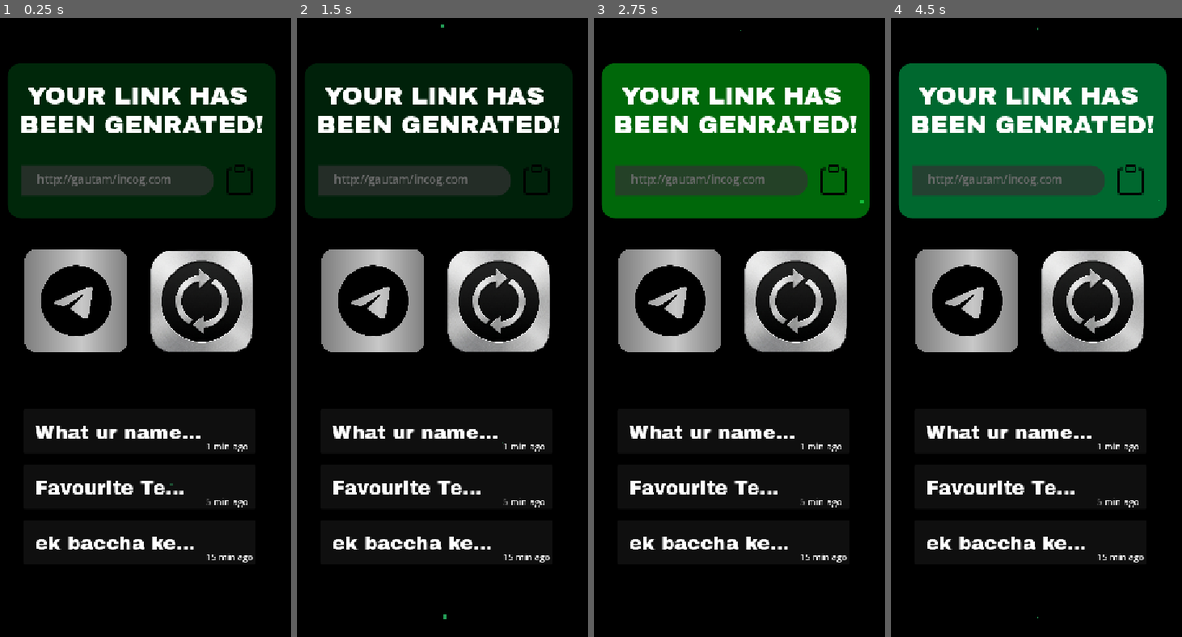
Above: before the commit, frames 1-4 (left to right).
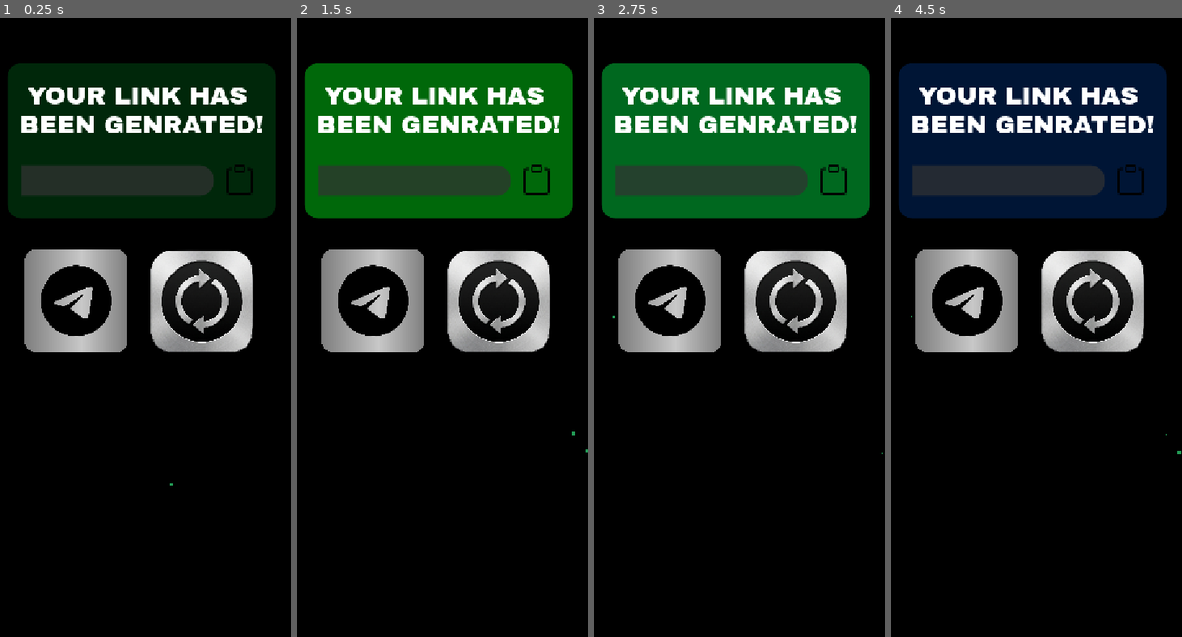
Above: after the commit, the same moments.

Repository: gautambatheja55-pixel/my-hisab
Game: Godot game, scene res://Dashboard.tscn
Same seed, same stepped clock (60 frames per second), same inputs: the game is played once before the commit and once after it. This scene is started directly instead of the project's main scene.
Inputs (mouse positions are in pixels of both pictures, inside the frame that each line leads up to):
- Up to frame 1 (0.25 s): no input
- Up to frame 2 (1.5 s): click (436, 432) at 0.52 s; click (305, 98) at 1.25 s, where only the run before the commit has a clickable "<"
- Up to frame 3 (2.75 s): tap Enter at 2 s; move the mouse to (800, 302) at 2.02 s; hold Right from 2.03 s (still down); tap Alt at 2.1 s; click (800, 302) at 2.17 s
- Up to frame 4 (4.5 s): release Right at 2.75 s; click (1129, 178) at 2.75 s; click (966, 302) at 3.5 s; move the mouse to (972, 364) at 4.27 s; hold Down from 4.28 s (still down); tap Shift at 4.35 s

The runs differ from the first frame. In frame 1, 2.4% of the frame differs, in the area x 12-87%, y 25-88%; in frame 2, 20%; in frame 3, 2.4%; in frame 4, 20%, in the area x 2-100%, y 1-97%.

Commit message:
connected app to database showing messages

Diff:
--- a/Dashboard.tscn
+++ b/Dashboard.tscn
@@ -176,5 +176,7 @@
 offset_bottom = 1102.0
 theme_override_constants/separation = 20
 
+[node name="FirebaseMessagesRequest" type="HTTPRequest" parent="." unique_id=1364886220]
+
 [connection signal="pressed" from="ScrollContainer/Control/TextureButton" to="." method="_on_texture_button_pressed"]
 [connection signal="pressed" from="ScrollContainer/Control/ShareButton" to="." method="_on_share_button_pressed"]
--- a/dashboard.gd
+++ b/dashboard.gd
@@ -2,37 +2,28 @@
 @onready var link_label: Label = $ScrollContainer/Control/LinkLabel
 @onready var share_button: TextureButton = $ScrollContainer/Control/ShareButton
 @onready var inbox: VBoxContainer = $ScrollContainer/Control/VBoxContainer
+@onready var firebase_messages_request: HTTPRequest = $FirebaseMessagesRequest
 
 const MESSAGE_CARD=preload("res://panel.tscn")
-
-var messages=[
-	{"text":"What ur name?",
-	"time":"1 min ago"}
-	,
-	{"text":"Favourite Teacher?",
-	"time":"5 min ago"}
-	,
-	{"text":"ek baccha kedernath mai ghanti nhi baja paa rha hai",
-	"time":"15 min ago"}]
+var current_public_id: String = ""
+var my_shareable_link: String = ""
 
 func _ready() -> void:
-	for msg in messages:
-		var card=MESSAGE_CARD.instantiate()
-		inbox.add_child(card)
-		card.setup_card(
-			msg["text"],
-			msg["time"]
-		)
 
 	get_tree().set_quit_on_go_back(true)
-	link_label.text="http://gautam/incog.com"
+	if my_shareable_link != "":
+		if my_shareable_link.length() > 23:
+			link_label.text = my_shareable_link.substr(0, 32) + "..."
+		else:
+			link_label.text = my_shareable_link
+	fetch_messages()
+	firebase_messages_request.request_completed.connect(_on_messages_recieved)
 
 func _on_texture_button_pressed() -> void:
 	DisplayServer.clipboard_set(link_label.text)
 
 func _on_share_button_pressed() -> void:
 	var share_text="Send me anonymous messages! " + link_label.text
-
 	if OS.get_name()=="Android":
 		if Engine.has_singleton("SharePlugin"):
 			var share_plugin = Share.new()
@@ -42,3 +33,35 @@
 				"",
 				share_text
 			)
+
+func initialize_user_dashboard(public_id: String, dynamic_link: String) -> void:
+	print("Initialize user dashboard working with link: "+ dynamic_link)
+	current_public_id = public_id
+	my_shareable_link = dynamic_link
+	if is_instance_valid(link_label):
+		link_label.text = my_shareable_link
+
+func fetch_messages():
+	if current_public_id=="":
+		print("No public id found")
+		return
+	var url="https://incog-c7772-default-rtdb.asia-southeast1.firebasedatabase.app/messages/"+current_public_id+"/messages.json"
+	firebase_messages_request.request(url)
+
+func _on_messages_recieved(result:int,response_code:int,headers:PackedStringArray,body:PackedByteArray):
+	if response_code==200:
+		var json_string=body.get_string_from_utf8()
+		var json=JSON.new()
+		var parse_result=json.parse(json_string)
+		if parse_result==OK:
+			var data=json.get_data()
+			if data!=null and data is Dictionary:
+				for message_key in data:
+					var msg_data=data[message_key]
+					var card=MESSAGE_CARD.instantiate()
+					inbox.add_child(card)
+					card.setup_card(msg_data["text"],msg_data["time"])
+			else:
+				print("Inbox empty")
+		else:
+			print("Failed",response_code)
--- a/login_screen.gd
+++ b/login_screen.gd
@@ -20,9 +20,17 @@
 func _on_sign_in_success(
 	id_token:String,
 	email:String,
-	display_name:String):
-	get_tree().call_deferred("change_scene_to_file","res://Dashboard.tscn")
-
+	display_name:String
+	):
+		var public_id=correcing(display_name)+"-"+genrate_suffix()
+		var user_dynamic_link="https://incog-c7772.web.app/" + public_id
+		var dashboard_scene = load("res://Dashboard.tscn")
+		var dashboard_instance = dashboard_scene.instantiate()
+		if dashboard_instance.has_method("initialize_user_dashboard"):
+			dashboard_instance.initialize_user_dashboard(public_id, user_dynamic_link)
+		get_tree().root.add_child(dashboard_instance)
+		get_tree().current_scene.queue_free()
+		get_tree().current_scene = dashboard_instance
 
 func _on_sign_in_failed(error:String):
 	print(error)
@@ -31,8 +39,14 @@
 	user_name=display_name.to_lower()
 	user_name=user_name.replace(" ","-")
 	user_name=user_name.replace("_","-")
-	var regex = RegEx.create_from_string("[^a-z0-9-]")
-	return regex.replace(user_name, "", true)
+	return user_name
+
+func genrate_suffix():
+	var chars="qwertyuiopasdfghjklzxcvbnm1234567890"
+	var results=""
+	for i in range(6):
+		results+=chars[randi() % chars.length()]
+	return results
 
 func _on_button_pressed() -> void:
 	if google_sign_in:
--- a/panel.gd
+++ b/panel.gd
@@ -16,7 +16,7 @@
 func setup_card(message_text,time_text):
 	full_message=message_text
 	TIME=time_text
-	if message_text.length()>5:
+	if message_text.length()>=12:
 		label.text=message_text.substr(0,12) + "..."
 		time_label.text=time_text
 	else:
Not shown, changed: web_public/script.js
